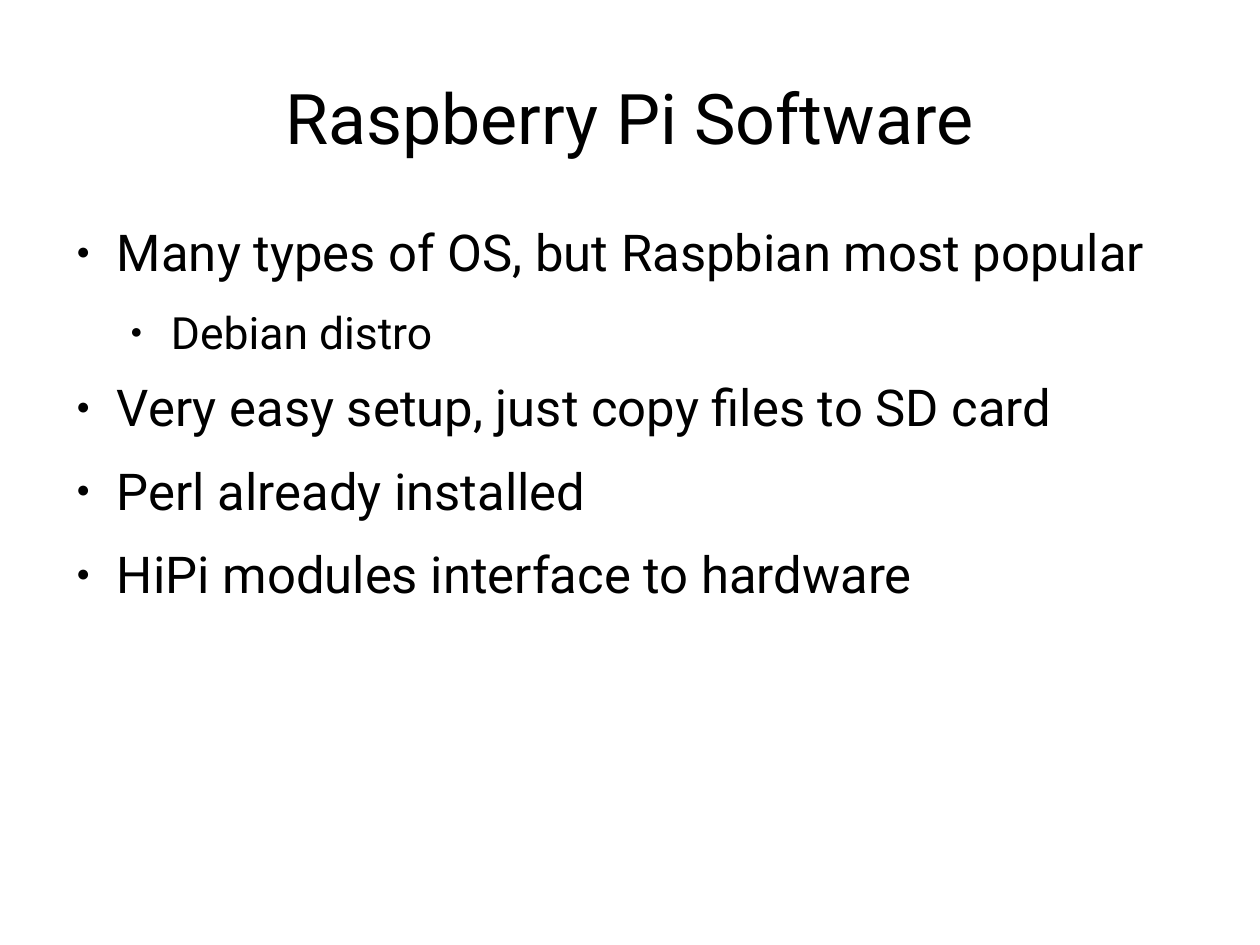
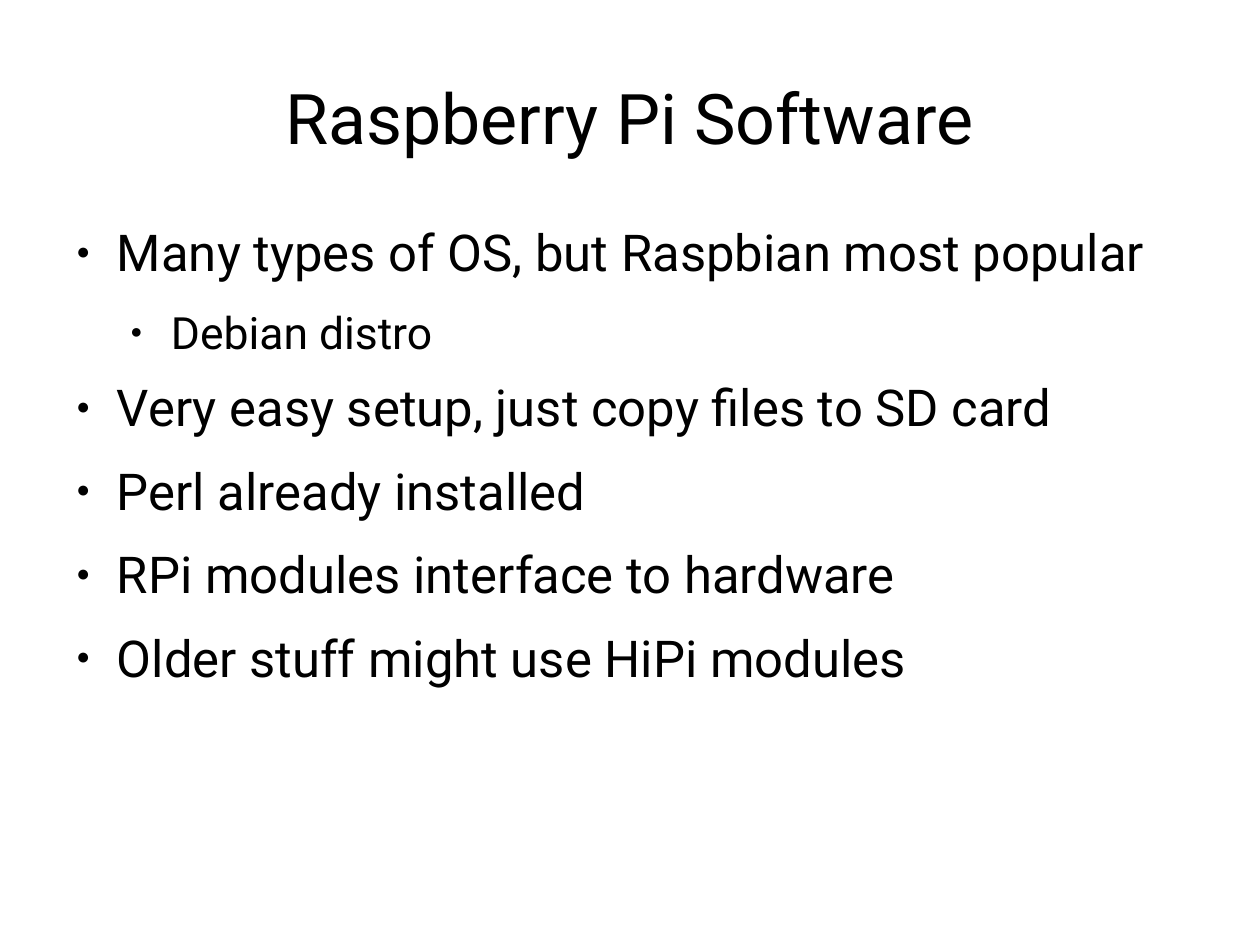
Before and after one commit to frezik/rpi_perl_presentation, a slide deck: slide 6 of raspberry_pi_perl.odp (slide 5 before the commit). Drawn at 1260x945 pixels with LibreOffice and Linux fonts; fonts in the diff are those of the drawing. Boxes give left, top, right and bottom in pixels: in the first picture for what was removed or moved away, otherwise in the second. Text is boxed around its words. In the diff, an @@ line names an element or a change of style, - is before the commit and + after.

```diff
--- a/raspberry_pi_perl.odp
+++ b/raspberry_pi_perl.odp
@@ text at <box>117,554,906,688</box>: text changed @@
-● HiPi modules interface to hardware
+● RPi modules interface to hardware
+● Older stuff might use HiPi modules
```
Also in this commit, not shown: 8 other slides changed, 13 slides added, 6 slides removed, 1 other file.
